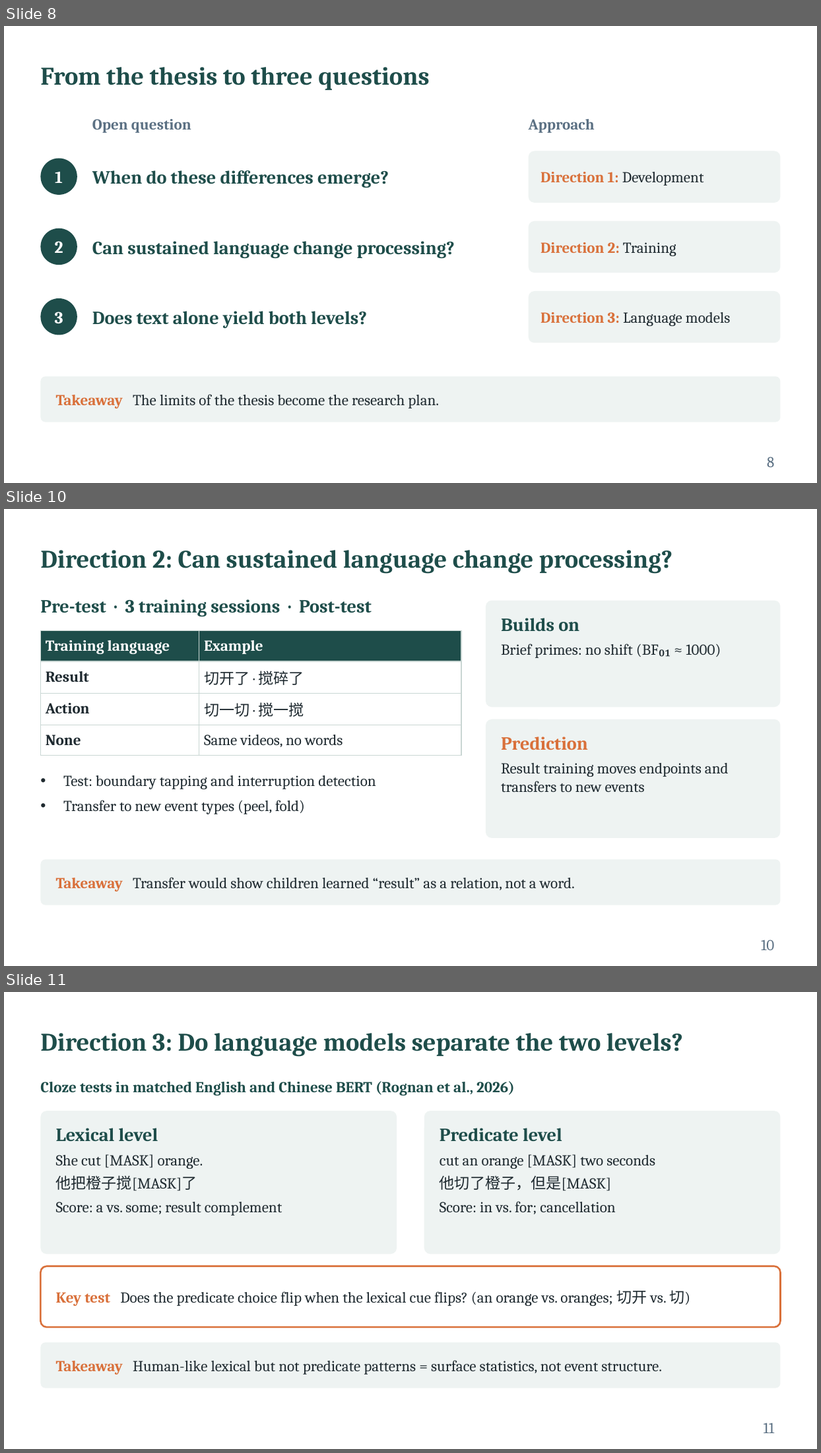
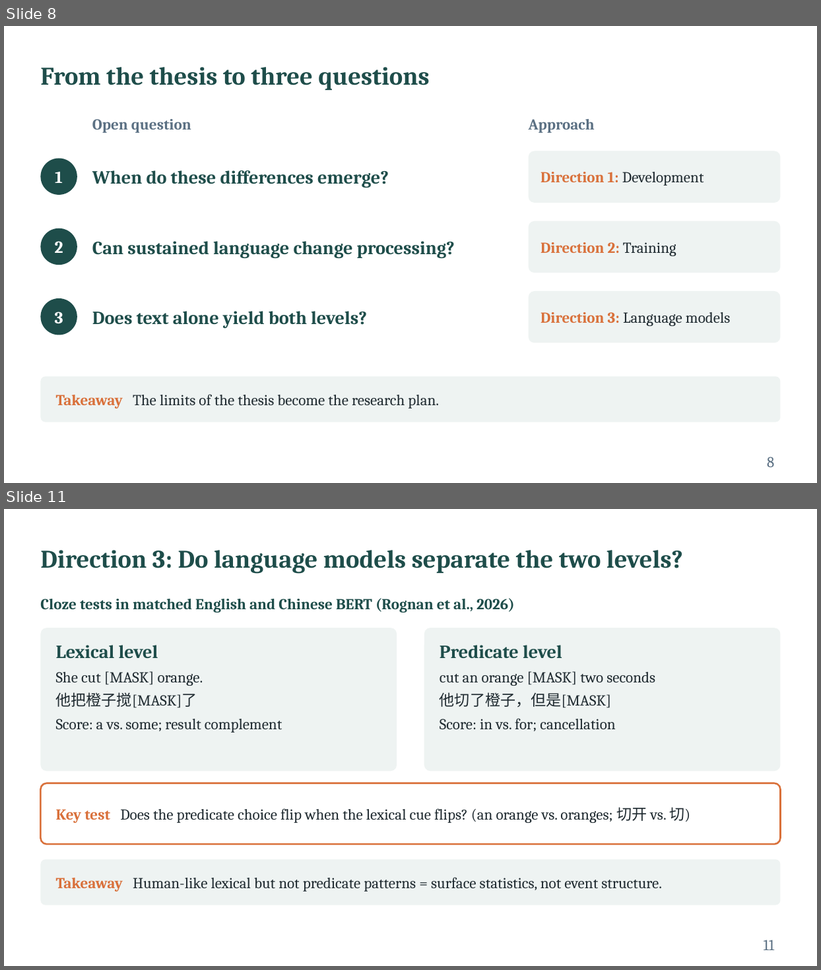
Before and after one commit to xtaoliu/claude, a slide deck: Liu_postdoc_interview_talk.pptx. Shown one above the other, each under a label of ours: slides 8, 10 and 11 before the commit, slides 8 and 11 after it; the slides between them are not shown. The pictures are 821x1453 and 821x970 pixels, drawn with LibreOffice and Linux fonts; fonts in the diff are those of the drawing. Boxes give left, top, right and bottom in pixels: in the first picture for what was removed or moved away, otherwise in the second. Text is boxed around its words. In the diff, an @@ line names an element or a change of style, - is before the commit and + after.

```diff
--- a/Liu_postdoc_interview_talk.pptx
+++ b/Liu_postdoc_interview_talk.pptx
@@ slide 10 removed at [4,509,817,966], background #FFFFFF @@
@@ title removed at [40,550,673,574] @@
-Direction 2: Can sustained language change processing?
@@ text removed at [40,599,372,617] @@
-Pre-test · 3 training sessions · Post-test
@@ rounded rectangle removed at [486,601,781,707] @@
@@ text removed at [501,618,721,658] @@
-Builds on
-Brief primes: no shift (BF₀₁ ≈ 1000)
@@ table removed at [40,631,461,750], 4 rows, 2 columns @@
-Training language | Example
-Result | 切开了 · 搅碎了
-Action | 切一切 · 搅一搅
-None | Same videos, no words
@@ rounded rectangle removed at [486,720,781,838] @@
@@ text removed at [501,737,729,793] @@
-Prediction
-Result training moves endpoints and transfers to new events
@@ text removed at [63,776,376,815] @@
-• Test: boundary tapping and interruption detection
-• Transfer to new event types (peel, fold)
@@ rounded rectangle removed at [40,859,781,906] @@
@@ text removed at [56,877,575,892] @@
-Takeaway Transfer would show children learned “result” as a relation, not a word.
@@ page number removed at [761,940,774,951] @@
-10
```
Also in this commit, not shown: 1 slide changed, 2 slides added, 1 other slide removed, 1 other file.
